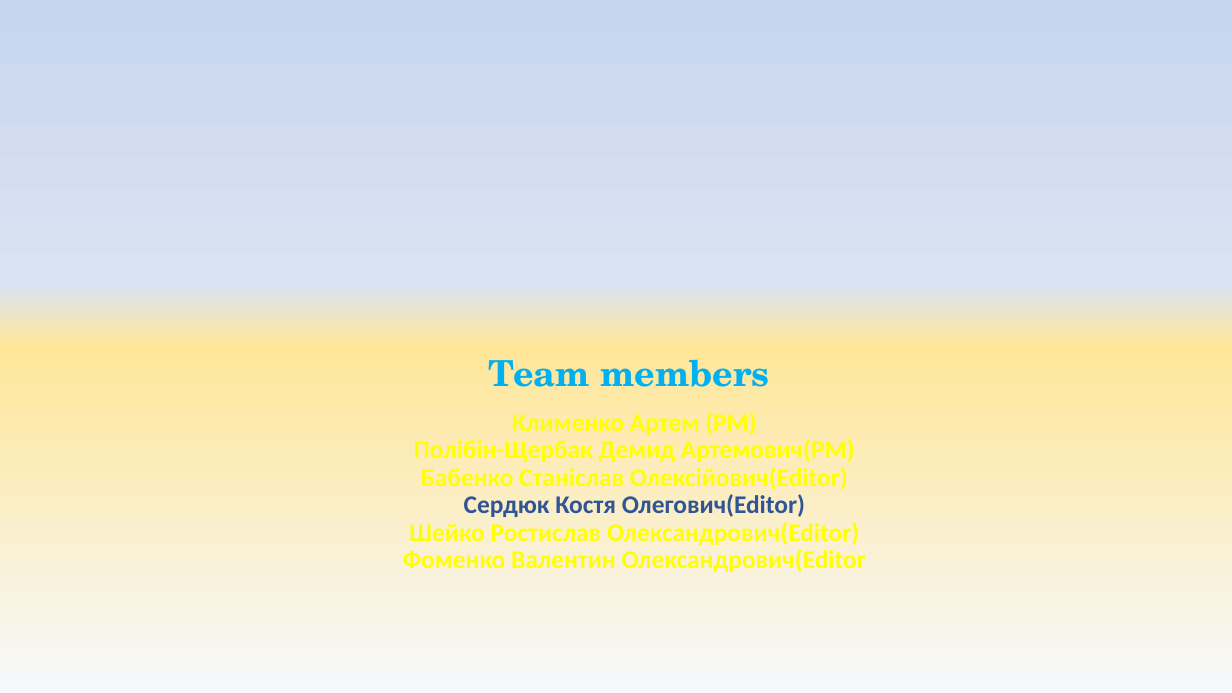
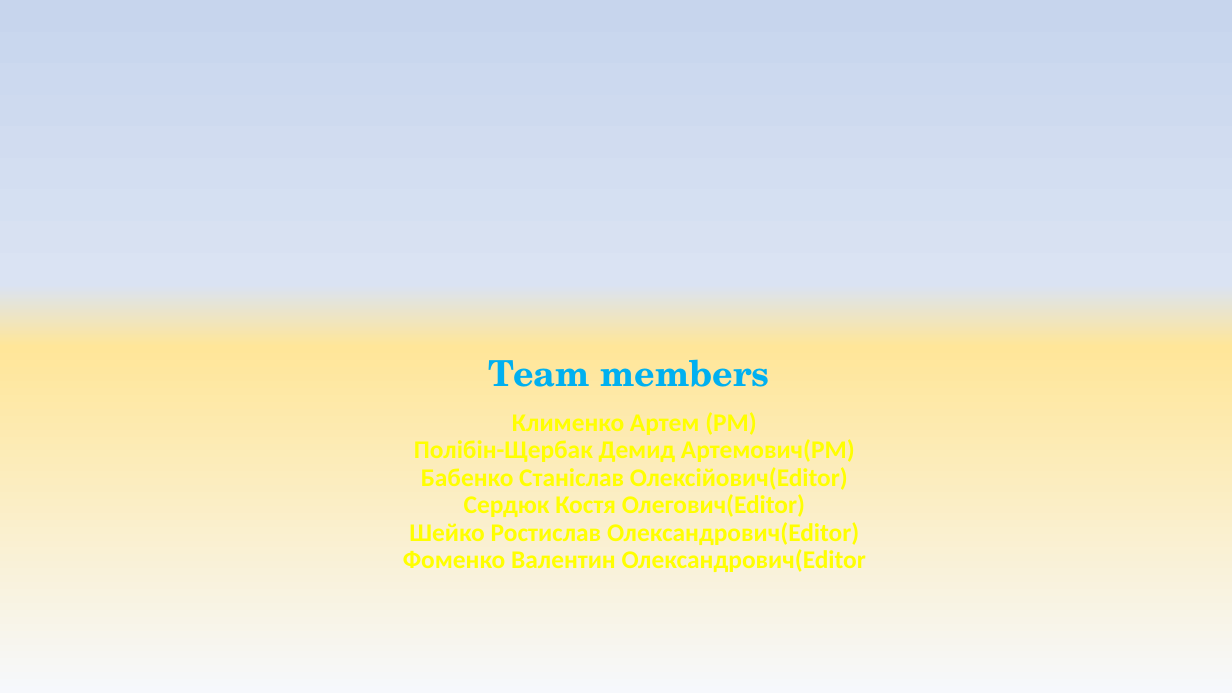
Before and after one commit to ArtemKlym/git_presentation, a slide deck: slide 2 of Git_1 part.pptx. Drawn at 1232x693 pixels with LibreOffice and Linux fonts; fonts in the diff are those of the drawing. Boxes give left, top, right and bottom in pixels: in the first picture for what was removed or moved away, otherwise in the second. Text is boxed around its words. In the diff, an @@ line names an element or a change of style, - is before the commit and + after.

Commit message:
Kostya yelloow

```diff
--- a/Git_1 part.pptx
+++ b/Git_1 part.pptx
@@ title "Team members Клименко Артем (PM) ..." at box(403, 359, 866, 572): text colour #2F5597 to #FFFF00 in "Сердюк Костя Олегович(Editor)" @@
```
